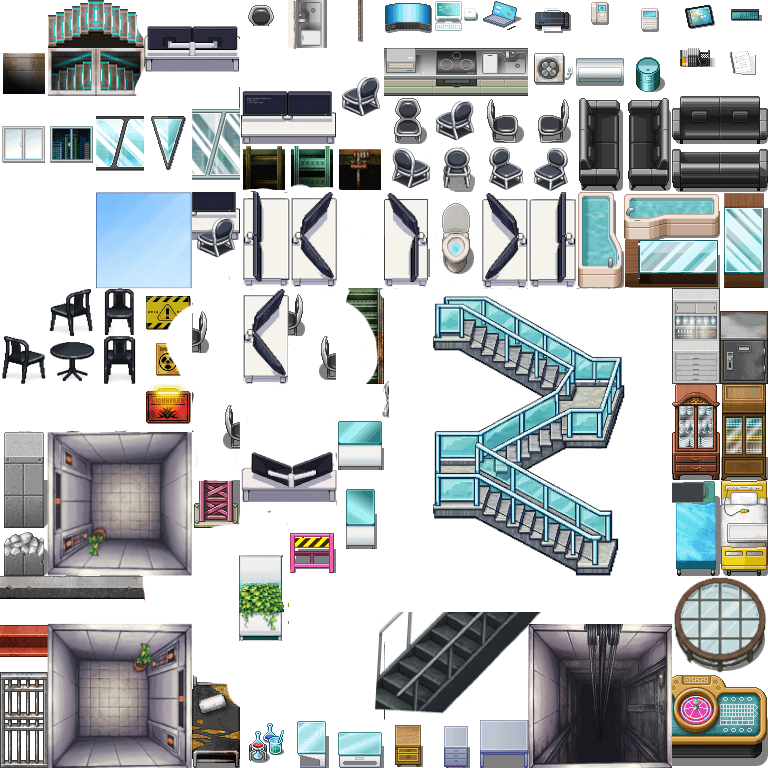
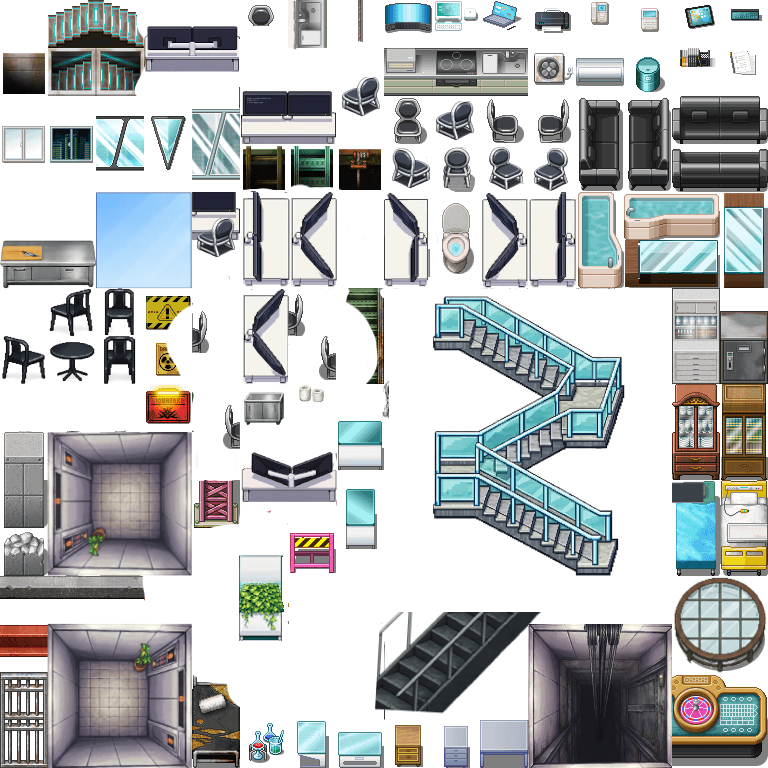
Comparing the layer stacks of the two 768 x 768 images. Changes:
added layer "ChatGPT Image Mar 12, 2026, 04_36_51 PM.png copy #2" above "ChatGPT Image Mar 12, 2026, 04_36_51 PM.png copy #1" over [left=299, top=385, right=324, bottom=403]
added layer "ChatGPT Image Mar 12, 2026, 04_36_51 PM.png copy #1" above "ChatGPT Image Mar 12, 2026, 04_36_51 PM.png copy" over [left=243, top=392, right=284, bottom=426]
added layer "ChatGPT Image Mar 12, 2026, 04_36_51 PM.png copy" above "Pasted Layer copy" over [left=0, top=240, right=96, bottom=289]
